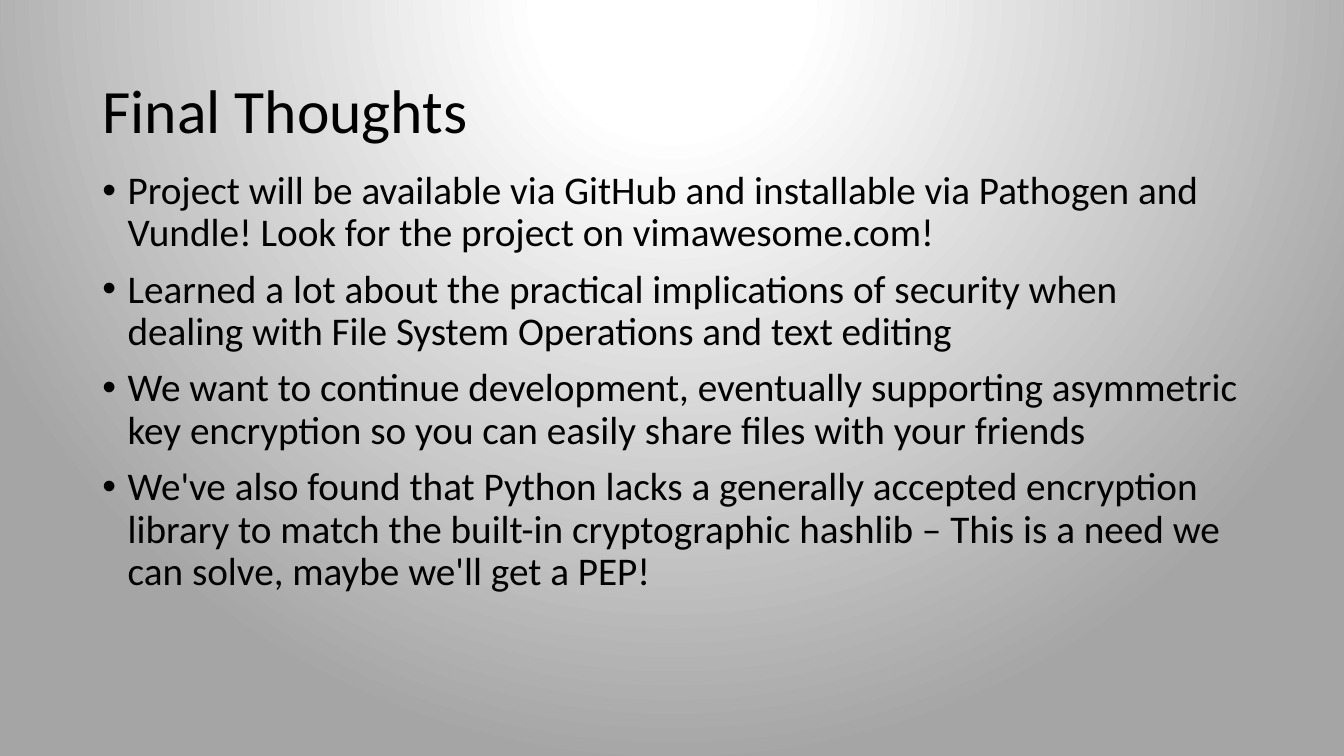
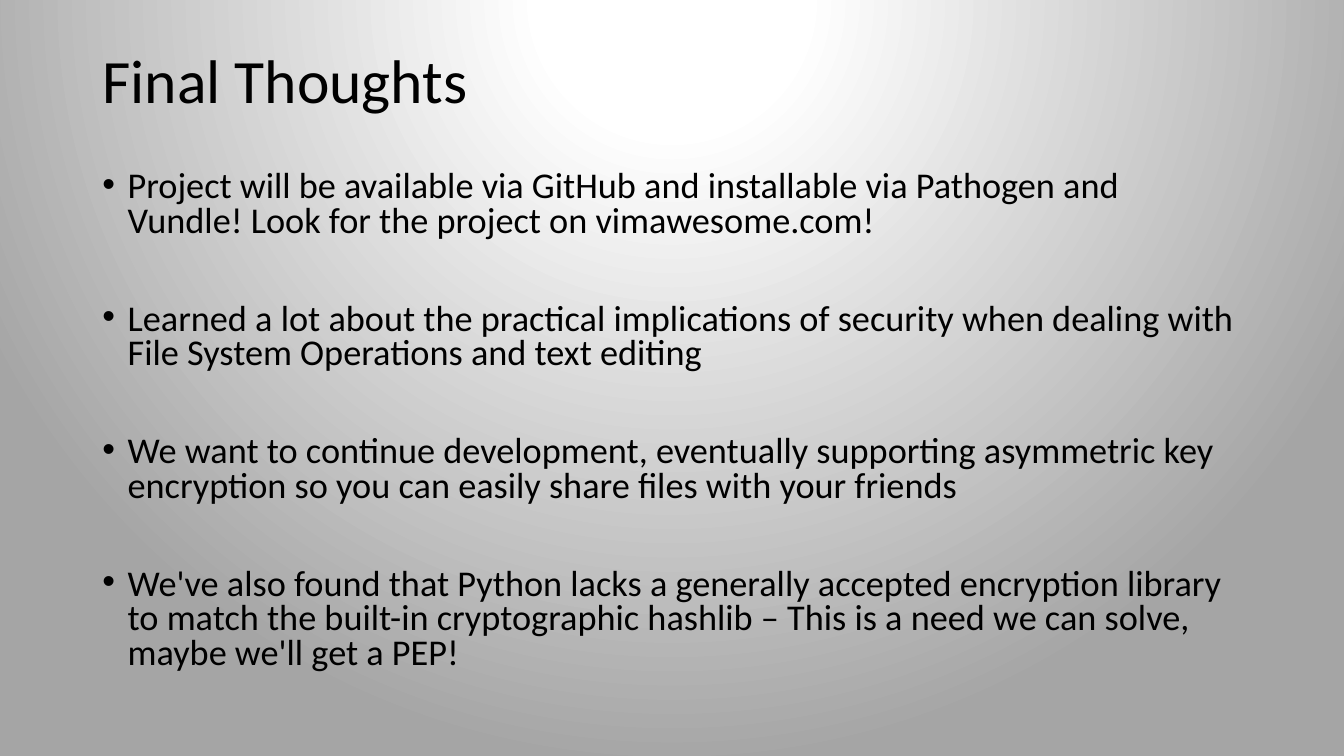
Before and after one commit to manistal/vimcryption, a slide deck: slide 11 of doc/final/FinalPresentation_Vimcryption.pptx. Drawn at 1344x756 pixels with LibreOffice and Linux fonts; fonts in the diff are those of the drawing. Boxes give left, top, right and bottom in pixels: in the first picture for what was removed or moved away, otherwise in the second. Text is boxed around its words. In the diff, an @@ line names an element or a change of style, - is before the commit and + after.

Commit message:
Messed around with some formatting, updated some slides that show the bridge between vim and the engines

```diff
--- a/doc/final/FinalPresentation_Vimcryption.pptx
+++ b/doc/final/FinalPresentation_Vimcryption.pptx
@@ title "Final Thoughts": place and size @@
-title "Final Thoughts" at (102,90,468,144)
+title "Final Thoughts" at (102,60,468,114)
@@ text "Project will be available via ..." at (128,172,1233,671): size 28 to 25.9 pt; line spacing 0.9 to 0.8 @@
```
Also in this commit, not shown: 5 other slides changed.
